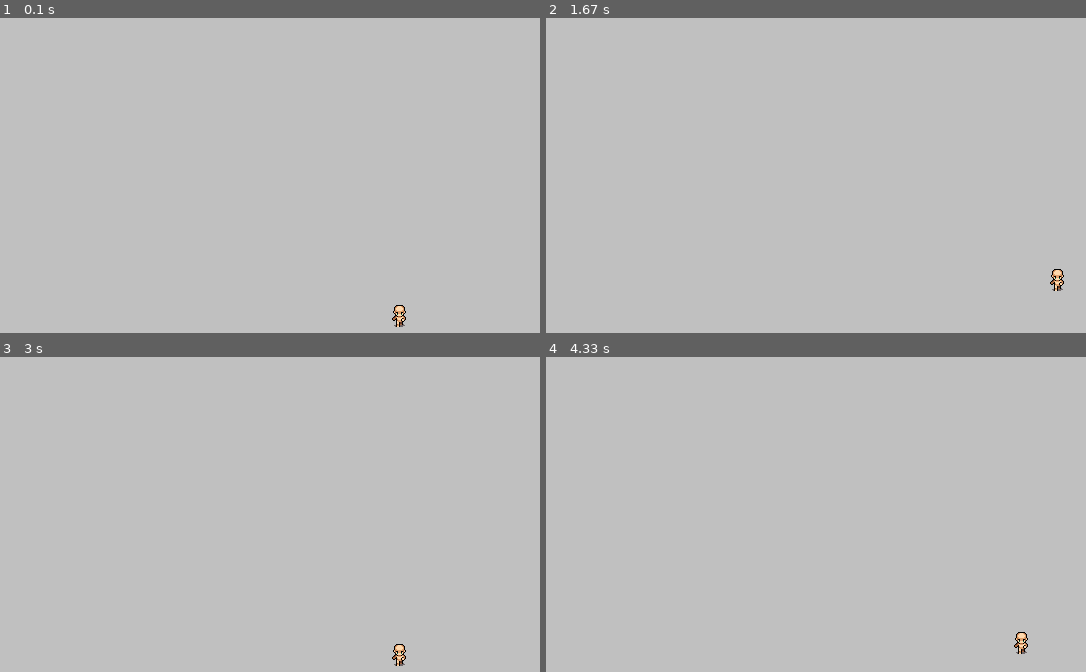
Above: before the commit, frames 1-4 (two rows, left to right).
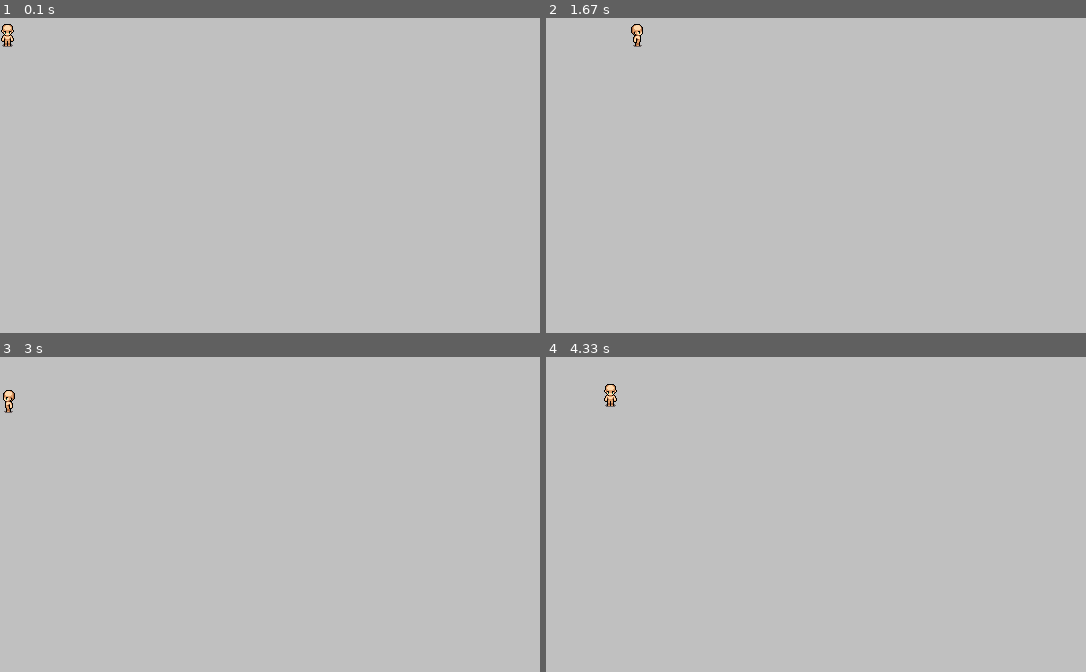
Above: after the commit, the same moments.

Repository: PatrickShun/pygameDemo
Game: pygame game, started from demo2.py
Two runs of this game, one before a commit and one after it. Both use one fixed random seed, a clock stepped at 60 frames per second and the inputs below.
Inputs:
- Up to frame 1 (0.1 s): no input
- Up to frame 2 (1.67 s): hold Right 0.33-0.8 s; hold Up 0.83-1.13 s; hold Right 1.17-1.63 s
- Up to frame 3 (3 s): hold Left 1.67-2.2 s; hold Down 2.23-2.53 s; hold Left 2.57-2.97 s
- Up to frame 4 (4.33 s): hold Up 3-3.37 s; hold Right 3.4-4.03 s; hold Down from 4.07 s (still down)

The runs differ from the first frame. In frame 1, 0.3% of the frame differs, in the area x 0-76%, y 1-99%; in frame 2, 0.3%; in frame 3, 0.3%; in frame 4, 0.3%.

Commit message:
change to 1008

Diff:
--- a/demo2.py
+++ b/demo2.py
@@ -13,22 +13,28 @@
 class Human(pygame.sprite.Sprite):
     def __init__(self):
         super(Human, self).__init__()
-        img_human = pygame.image.load("ChildBase_Light.png").convert_alpha()
-        self.surf = img_human.subsurface((0, 0, 16, 40))
-        self.surf = img_human.subsurface((0, 0, 16, 40))
-        self.surf = img_human.subsurface((0, 0, 16, 40))
-        self.surf = img_human.subsurface((0, 0, 16, 40))
-        self.rect = self.surf.get_rect(center=(400, 300))  # 中心位置
+        self.img_human = pygame.image.load("ChildBase_Light.png").convert_alpha()    # 载入人物图片
+        self.surf = self.img_human.subsurface((16, 0, 16, 32))                       # 裁剪人物图片
+        self.rect = self.surf.get_rect(center=(400, 300))                            # 初始化定位人物中心位置
+        self.rect = self.img_human.get_rect()
+        self.rect2 = pygame.Rect(0, 0, self.rect.width // 3, self.rect.height // 4)
+
 
     def update(self, keys):
+        n = 1
         if keys[pygame.K_LEFT]:
-            self.rect.move_ip((-2, 0))
+            self.surf = self.img_human.subsurface((16, 32, 16, 32))
+            self.rect.move_ip((-3, 0))
         if keys[pygame.K_RIGHT]:
-            self.rect.move_ip((2, 0))
+            self.surf = self.img_human.subsurface((16, 64, 16, 32))
+            self.rect.move_ip((3, 0))
         if keys[pygame.K_UP]:
-            self.rect.move_ip((0, -2))
+            self.surf = self.img_human.subsurface((16, 96, 16, 32))
+            self.rect.move_ip((0, -3))
         if keys[pygame.K_DOWN]:
-            self.rect.move_ip((0, 2))
+            self.surf = self.img_human.subsurface((16, 0, 16, 32))
+            self.rect.move_ip((0, 3))
+
         # 防止跑出界面
         if self.rect.left < 0:
             self.rect.left = 0
@@ -40,28 +46,28 @@
             self.rect.bottom = 600
 
 def main():
-    pygame.init()
-    pygame.display.set_caption("Pygame_Demo")
-    win = pygame.display.set_mode((800, 600))
+    pygame.init()                               # 初始化
+    pygame.display.set_caption("Pygame_Demo")   # title
+    win = pygame.display.set_mode((800, 600))   # 设置窗口大小
+    clock = pygame.time.Clock()                 # 创建时钟对象
 
-    bg = Bg()
-    human = Human()
+    bg = Bg()                                   # 绘制背景
+    human = Human()                             # 绘制人物
 
-    all_sprites = [bg, human]
+    all_sprites = [bg, human]                   # 全部精灵
+    running = True                              # 控制循环
+    while running:                              # 开始循环
+        for event in pygame.event.get():        # 捕捉事件
+            if event.type == pygame.QUIT:       # 事件类型等于退出
+                running = False                 # 则执行退出
+        keys = pygame.key.get_pressed()         # 捕获键盘按钮
+        human.update(keys)                      # 把按钮传给人物，更新动画
 
-    running = True
-    while running:
-        for event in pygame.event.get():
-            if event.type == pygame.QUIT:
-                running = False
+        for sprite in all_sprites:              # 遍历所有精灵
+            win.blit(sprite.surf, sprite.rect)  # 窗口.绘制精灵
 
-        keys = pygame.key.get_pressed()
-        human.update(keys)
-
-        for sprite in all_sprites:
-            win.blit(sprite.surf, sprite.rect)
-
-        pygame.display.flip()
+        clock.tick(30)                          # 设置每秒30帧
+        pygame.display.flip()                   # 更新显示
 
 
 if __name__ == '__main__':
--- /dev/null
+++ b/demo3.py
@@ -0,0 +1,22 @@
+import pygame, sys
+
+screen = pygame.display.set_mode((100, 100))
+pygame.display.set_caption('动画测试')
+image = pygame.image.load('ChildBase_Light.png')
+rect = image.get_rect()
+rect2 = pygame.Rect(0, 64, rect.width // 3, rect.height // 4)
+tick = pygame.time.Clock()
+
+while True:
+    for event in pygame.event.get():
+        if event.type == pygame.QUIT:
+            sys.exit()
+
+    for n in range(2):
+        tick.tick(10)
+        rect2.x += n * rect2.width
+        if rect2.x > 100:
+            rect2.x = 0
+        screen.fill((255, 255, 255))
+        screen.blit(image, (0, 0), rect2)  # 这里给了3个实参，分别是图像，绘制的位置，绘制的截面框
+        pygame.display.flip()
